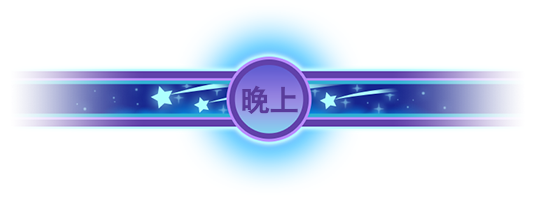
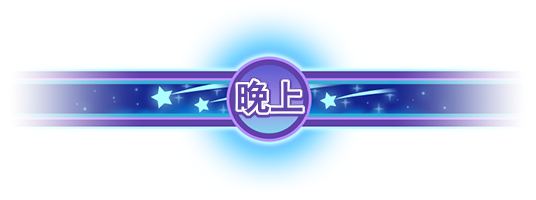
Layered file, before and after one edit (536px x 200px). Changes by layer:
painted on "晚上" over [237,80,303,114]
added layer "背景色" in group "Text" over [235,78,305,116]
added layer "阴影" in group "Text" over [233,77,307,119]
